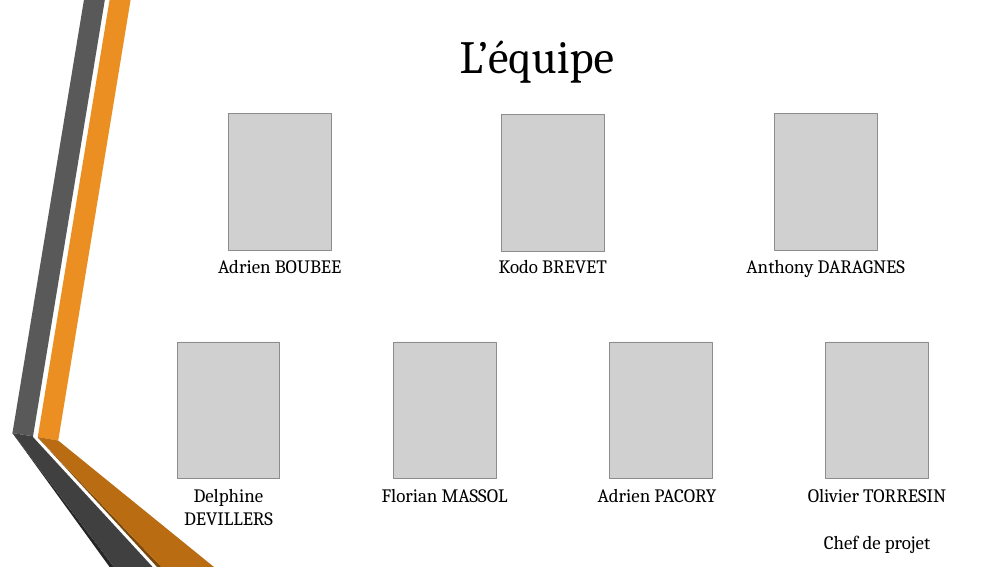
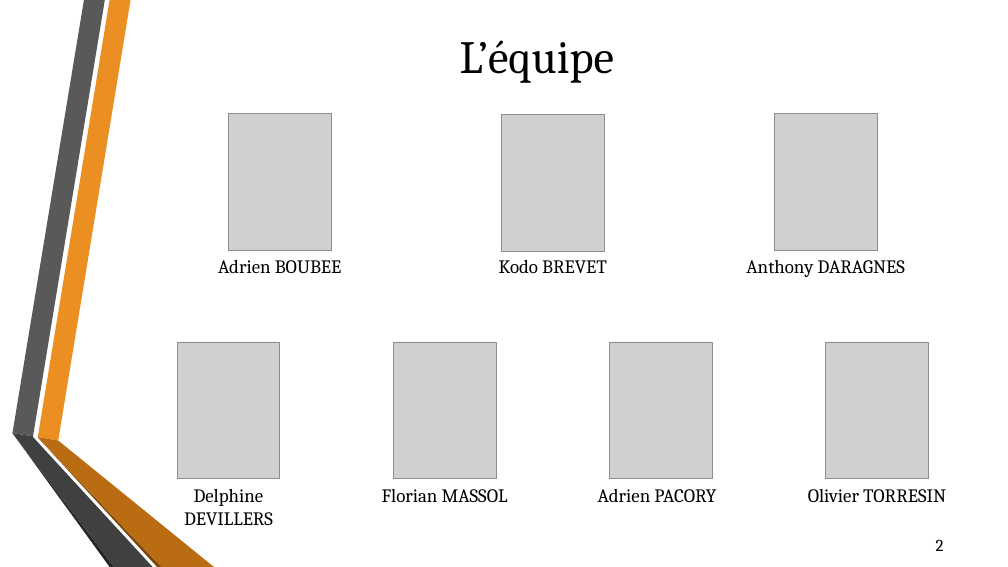
Before and after one commit to ddevillers/ncdz, a slide deck: slide 2 of NC-DROPZONE.pptx. Drawn at 1008x567 pixels with LibreOffice and Linux fonts; fonts in the diff are those of the drawing; grey boxes stand for pictures; background and template pictures are left out. Boxes give left, top, right and bottom in pixels: in the first picture for what was removed or moved away, otherwise in the second. Text is boxed around its words. In the diff, an @@ line names an element or a change of style, - is before the commit and + after.

```diff
--- a/NC-DROPZONE.pptx
+++ b/NC-DROPZONE.pptx
@@ text removed at (824, 535, 930, 553) @@
-Chef de projet
@@ page number added at (936, 539, 944, 551), 16 pt, text #000000 @@
+2
```
Also in this commit, not shown: 7 other slides changed, 5 slides added, 1 slide removed, 1 other file.
